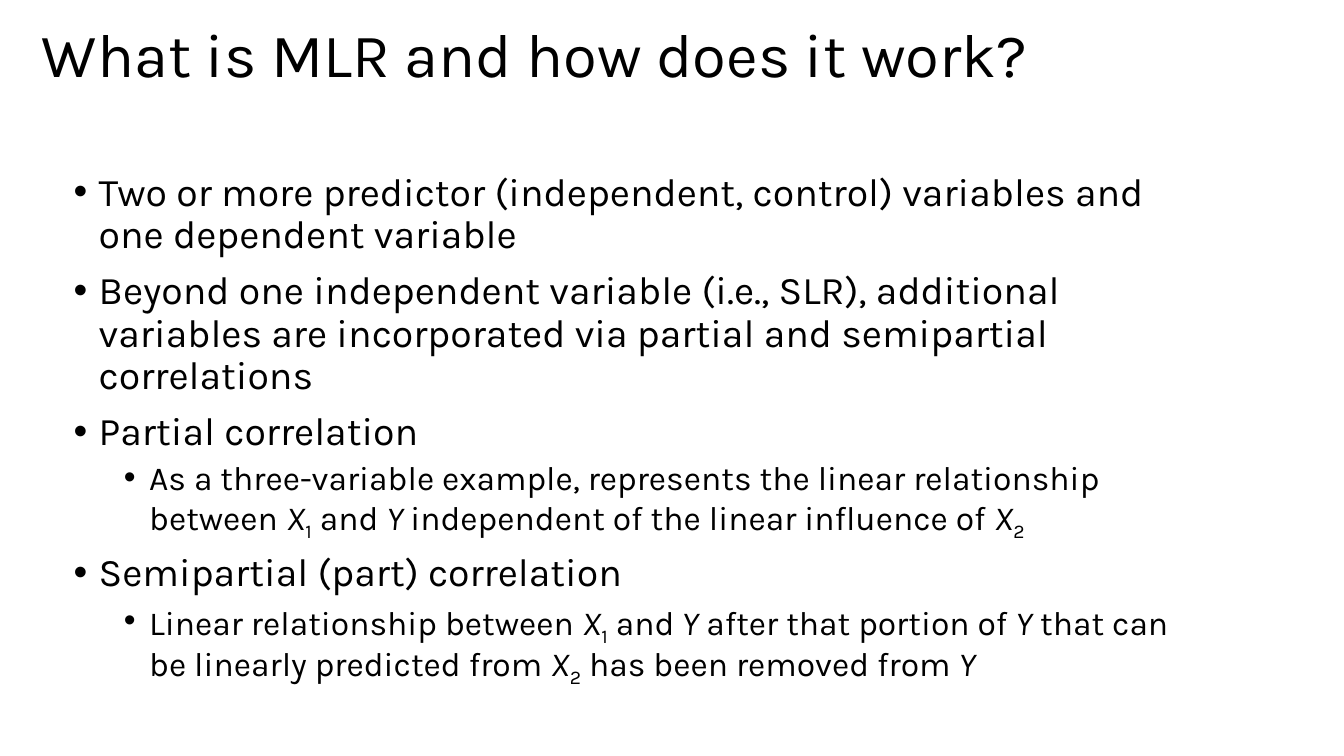
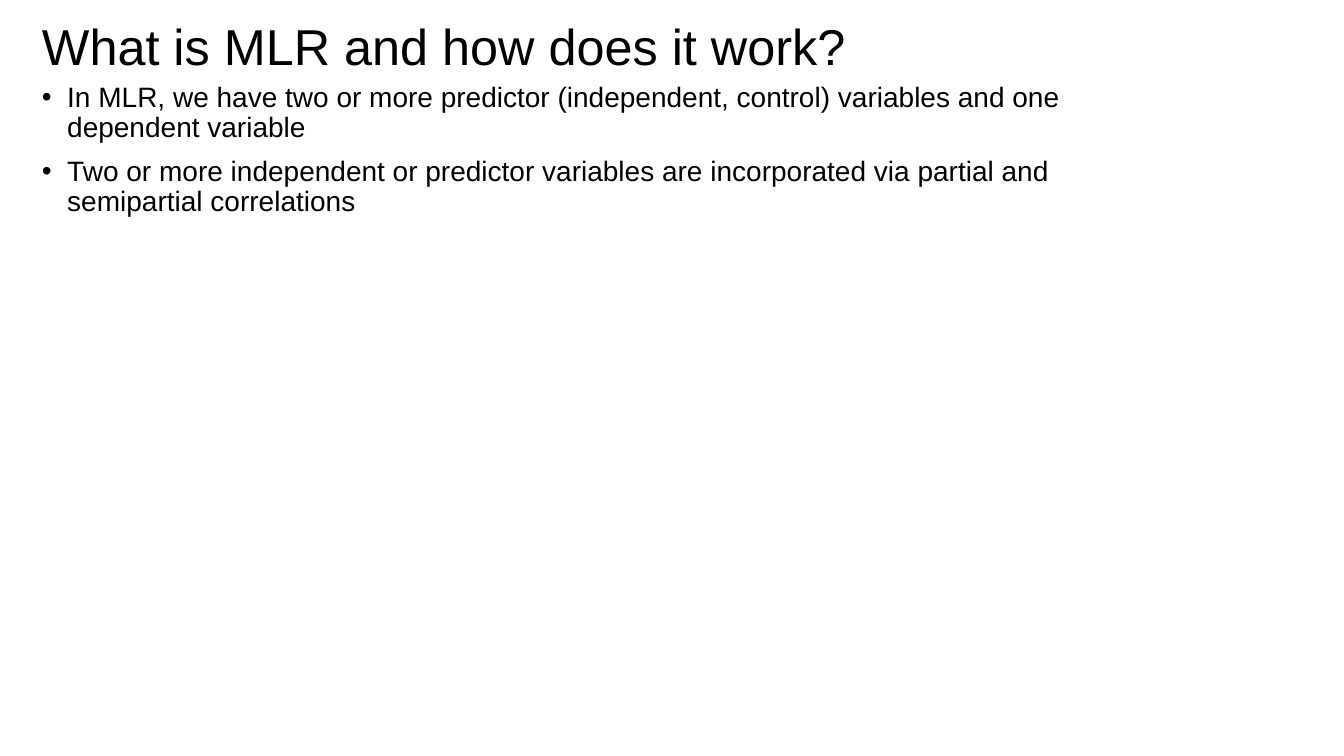
Before and after one commit to issues-osu/statsii-spring2026, a slide deck: slide 4 of slides/Effect_Sizes/Effect Size, Confidence Intervals, and Diagnostic.pptx (slide 12 before the commit). Drawn at 1344x756 pixels with LibreOffice and Linux fonts; fonts in the diff are those of the drawing. Boxes give left, top, right and bottom in pixels: in the first picture for what was removed or moved away, otherwise in the second. Text is boxed around its words. In the diff, an @@ line names an element or a change of style, - is before the commit and + after.

```diff
--- a/slides/Effect_Sizes/Effect Size, Confidence Intervals, and Diagnostic.pptx
+++ b/slides/Effect_Sizes/Effect Size, Confidence Intervals, and Diagnostic.pptx
@@ title "What is MLR and how ..." at (42, 28, 845, 66): size 44 to 36 pt, font Karla to Arial @@
@@ text at (67, 86, 1059, 217): text changed; size 28 to 20 pt; font Karla to Arial @@
-• Two or more predictor (independent, control) variables and one dependent variable
-• Beyond one independent variable (i.e., SLR), additional variables are incorporated via partial and semipartial correlations
-• Partial correlation
-  • As a three-variable example, represents the linear relationship between X1 and Y independent of the linear influence of X2
-• Semipartial (part) correlation
-  • Linear relationship between X1 and Y after that portion of Y that can be linearly predicted from X2 has been removed from Y
+• In MLR, we have two or more predictor (independent, control) variables and one dependent variable
+• Two or more independent or predictor variables are incorporated via partial and semipartial correlations
```
Also in this commit, not shown: 51 other slides changed, 37 slides added, 32 slides removed, 7 other files.
